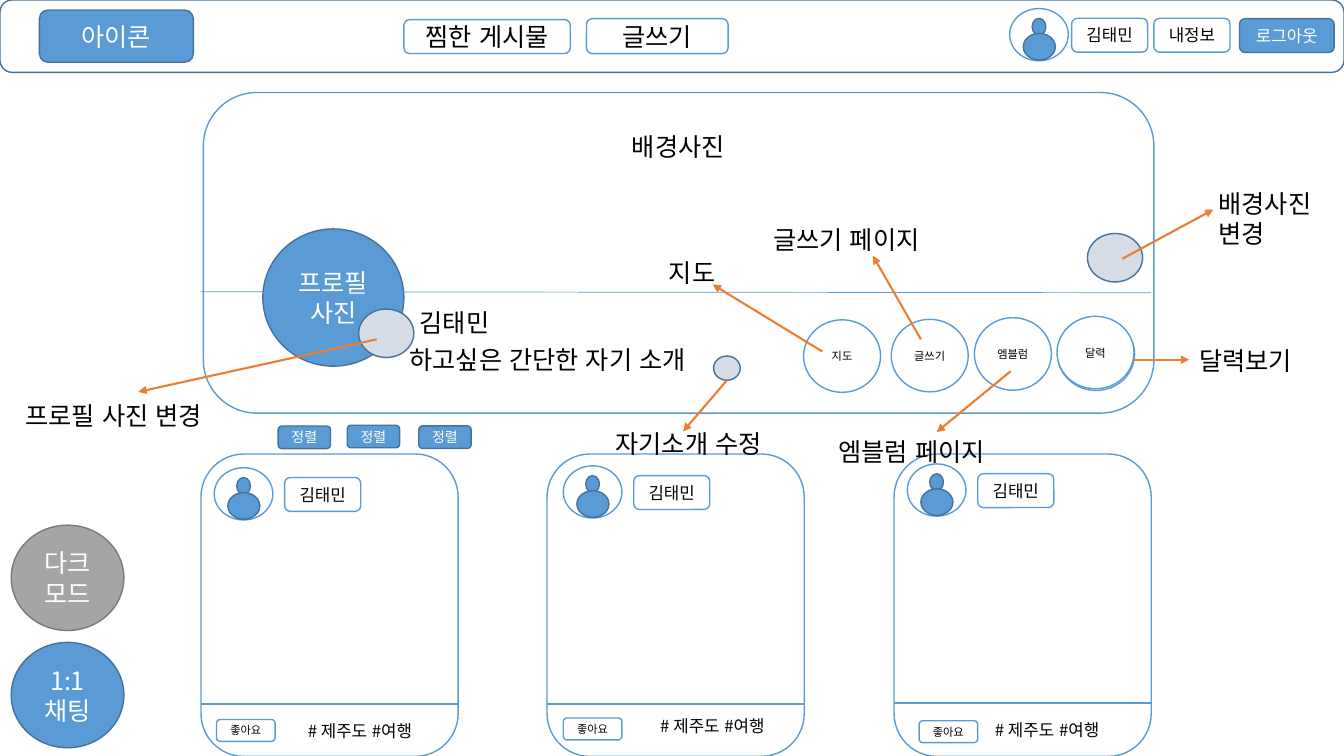
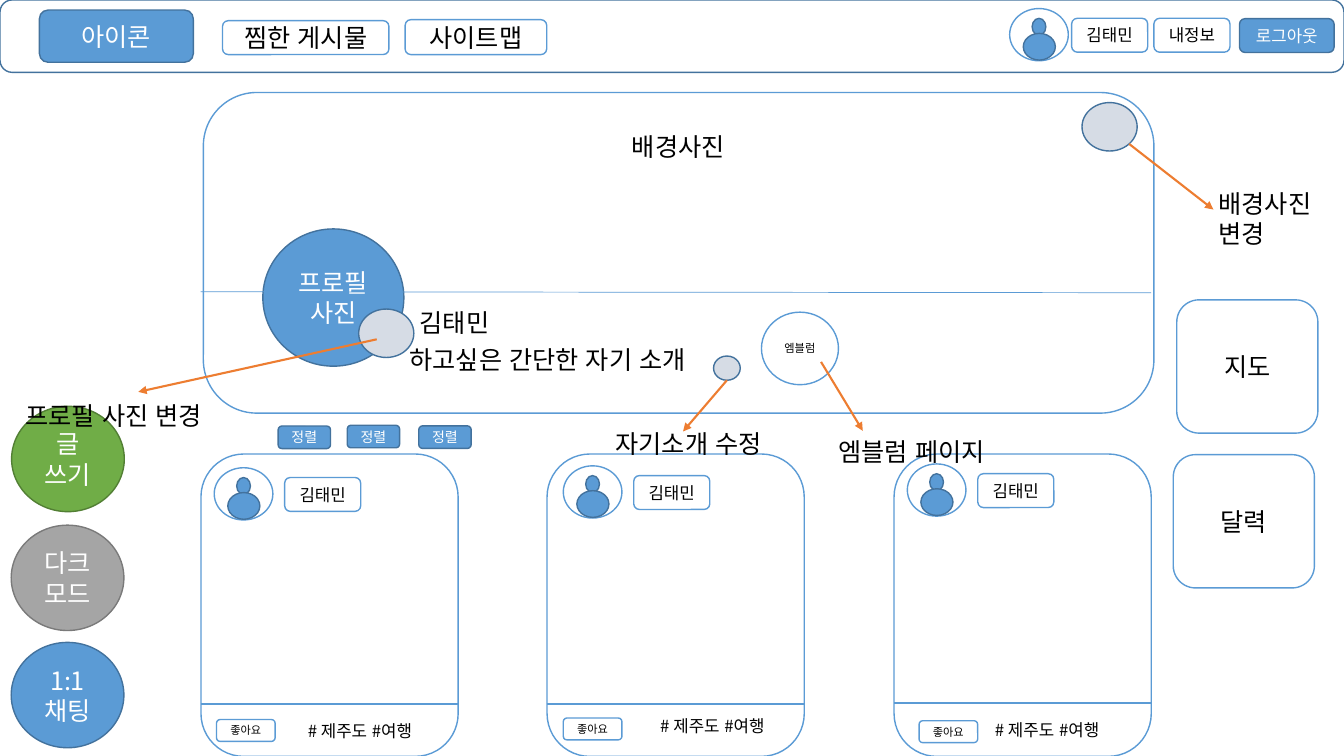
Before and after one commit to ghktjr960/TripDiary, a slide deck: slide 4 of 김태민/김태민/프로젝트 UI.pptx. Drawn at 1344x756 pixels with LibreOffice and Linux fonts; fonts in the diff are those of the drawing. Boxes give left, top, right and bottom in pixels: in the first picture for what was removed or moved away, otherwise in the second. Text is boxed around its words. In the diff, an @@ line names an element or a change of style, - is before the commit and + after.

```diff
--- a/김태민/김태민/프로젝트 UI.pptx
+++ b/김태민/김태민/프로젝트 UI.pptx
@@ rounded rectangle "찜한 게시물": place and size @@
-rounded rectangle "찜한 게시물" at <box>404,20,571,54</box>
+rounded rectangle "찜한 게시물" at <box>223,21,389,55</box>
@@ rounded rectangle "사이트맵": place and size @@
-rounded rectangle "사이트맵" at <box>587,18,729,53</box>
+rounded rectangle "사이트맵" at <box>405,20,547,55</box>
@@ text in rounded rectangle at <box>430,26,523,49</box>: text changed @@
-글쓰기
+사이트맵
@@ ellipse: place and size @@
-ellipse at <box>1088,234,1143,282</box>
+ellipse at <box>1082,103,1137,151</box>
@@ arrow moved from (1123, 259) - (1214, 210) to (1129, 144) - (1214, 210) @@
@@ text removed at <box>773,228,920,251</box> @@
-글쓰기 페이지
@@ text removed at <box>669,261,715,288</box> @@
-지도
@@ arrow removed from (922, 340) to (873, 256) @@
@@ arrow removed from (823, 352) to (713, 284) @@
@@ ellipse "엠블럼": place and size @@
-ellipse "엠블럼" at <box>975,318,1052,390</box>
+ellipse "엠블럼" at <box>761,313,838,385</box>
@@ ellipse removed at <box>1058,317,1134,389</box> @@
-달력
@@ rounded rectangle "지도" at <box>1177,300,1318,434</box>: size 8 to 18 pt; ellipse to rounded rectangle @@
@@ rounded rectangle "지도": place and size @@
-rounded rectangle "지도" at <box>804,320,880,392</box>
+rounded rectangle "지도" at <box>1177,300,1318,434</box>
@@ text removed at <box>1199,349,1292,372</box> @@
-달력보기
@@ arrow moved from (1011, 371) - (937, 433) to (822, 362) - (863, 431) @@
@@ arrow removed from (1110, 360) to (1190, 360) @@
@@ ellipse "글": place and size @@
-ellipse "글" at <box>891,320,968,392</box>
+ellipse "글" at <box>12,406,125,512</box>
@@ ellipse "글" at <box>12,406,125,512</box>: fill #FFFFFF to #70AD47; outline #5B9BD5 1 pt to #538035 1 pt @@
@@ text in ellipse at <box>45,433,91,486</box>: text changed; size 8 to 18 pt; text colour #000000 to #FFFFFF @@
-글쓰기
+글
+쓰기
@@ rounded rectangle "달력": place and size @@
-rounded rectangle "달력" at <box>1058,318,1134,390</box>
+rounded rectangle "달력" at <box>1174,455,1315,588</box>
@@ rounded rectangle "달력" at <box>1174,455,1315,588</box>: size 8 to 18 pt; ellipse to rounded rectangle @@
```
Also in this commit, not shown: 4 other slides changed, 1 slide added, 1 other file.
